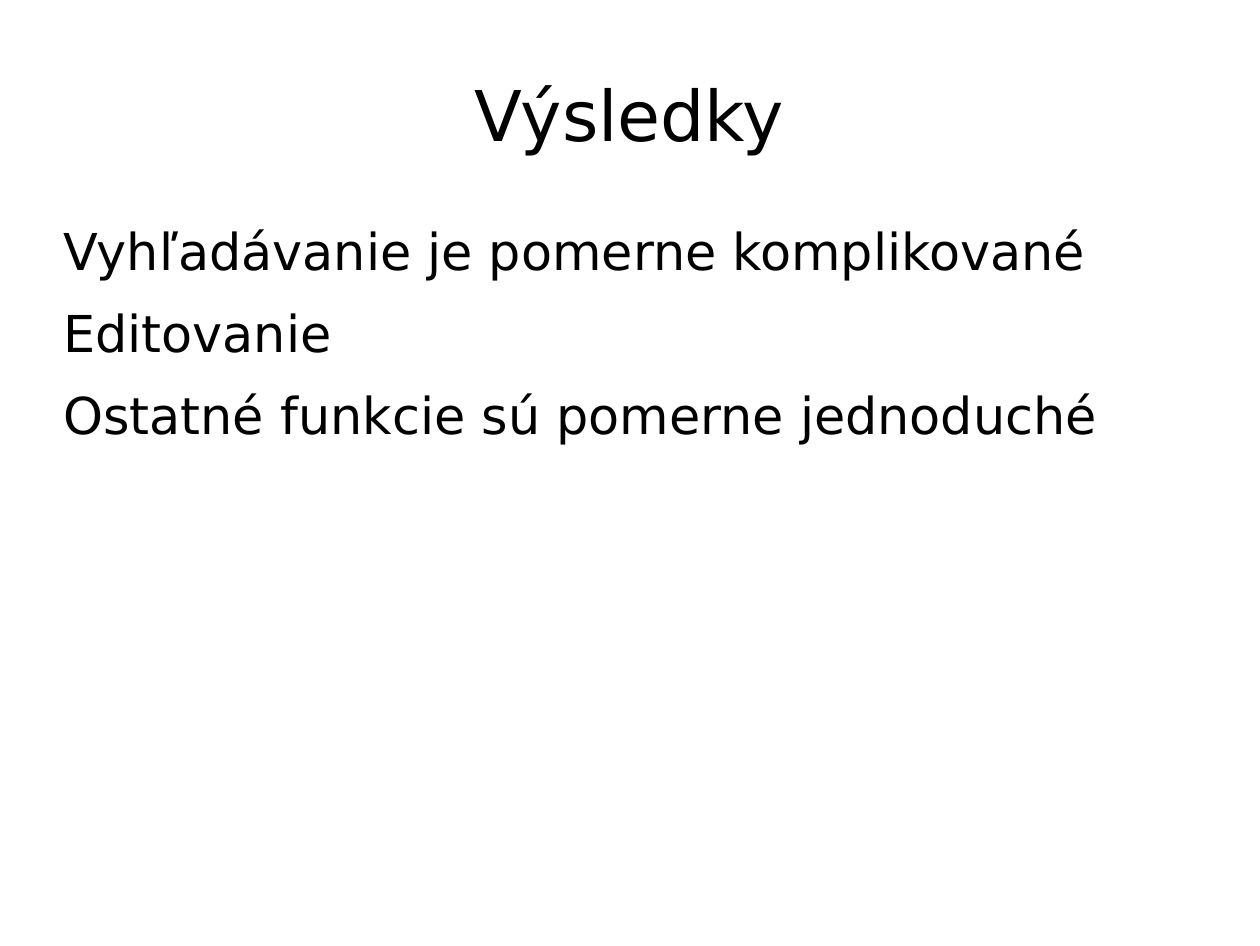
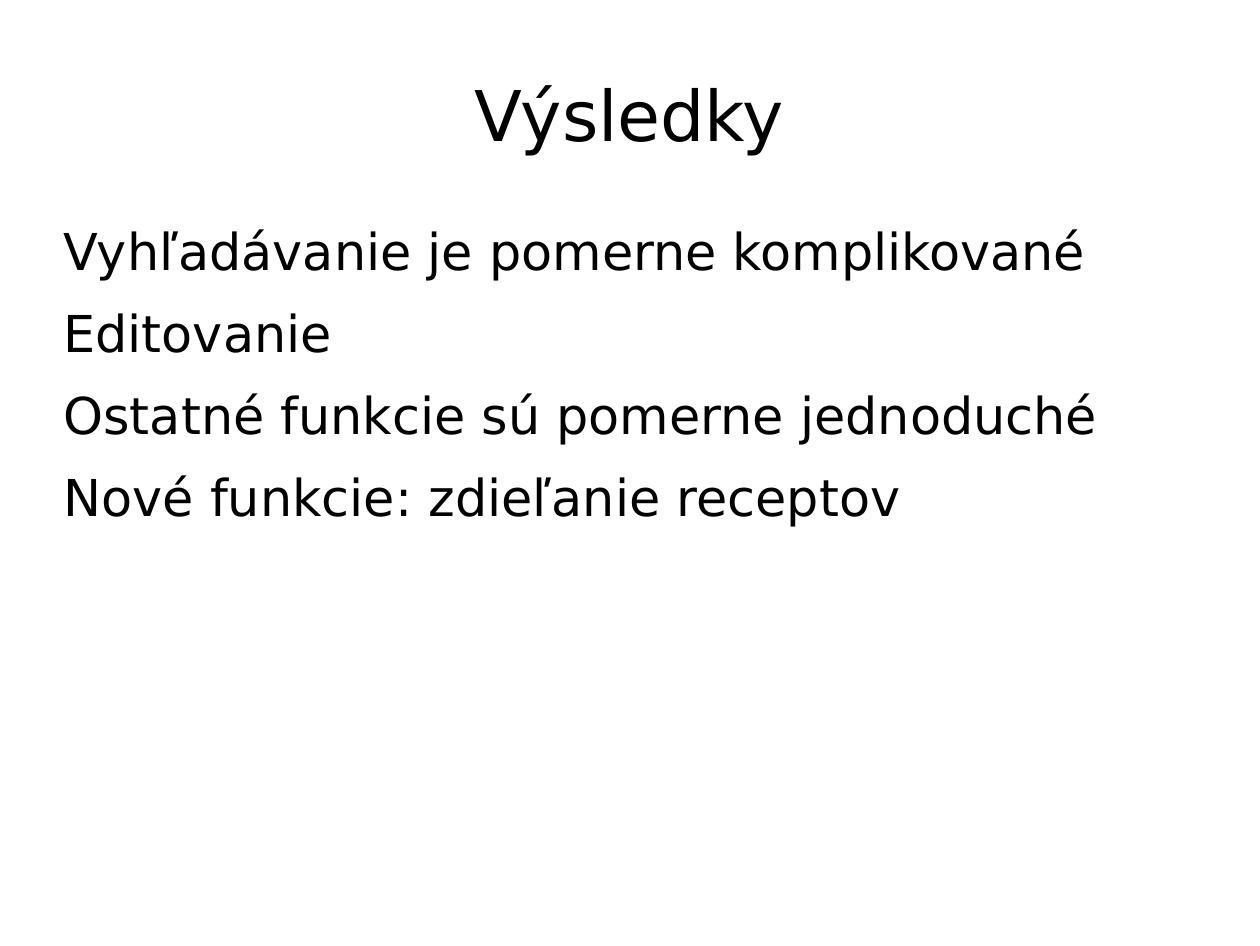
Before and after one commit to projektyFIT/ITU, a slide deck: slide 15 of prezentace/prezentace.ppt. Drawn at 1260x946 pixels with LibreOffice and Linux fonts; fonts in the diff are those of the drawing; background and template pictures are left out. Boxes give left, top, right and bottom in pixels: in the first picture for what was removed or moved away, otherwise in the second. Text is boxed around its words. In the diff, an @@ line names an element or a change of style, - is before the commit and + after.

```diff
--- a/prezentace/prezentace.ppt
+++ b/prezentace/prezentace.ppt
@@ text at <box>64,475,901,527</box>: paragraph added @@
+Nové funkcie: zdieľanie receptov
```
Also in this commit, not shown: 8 other files.
